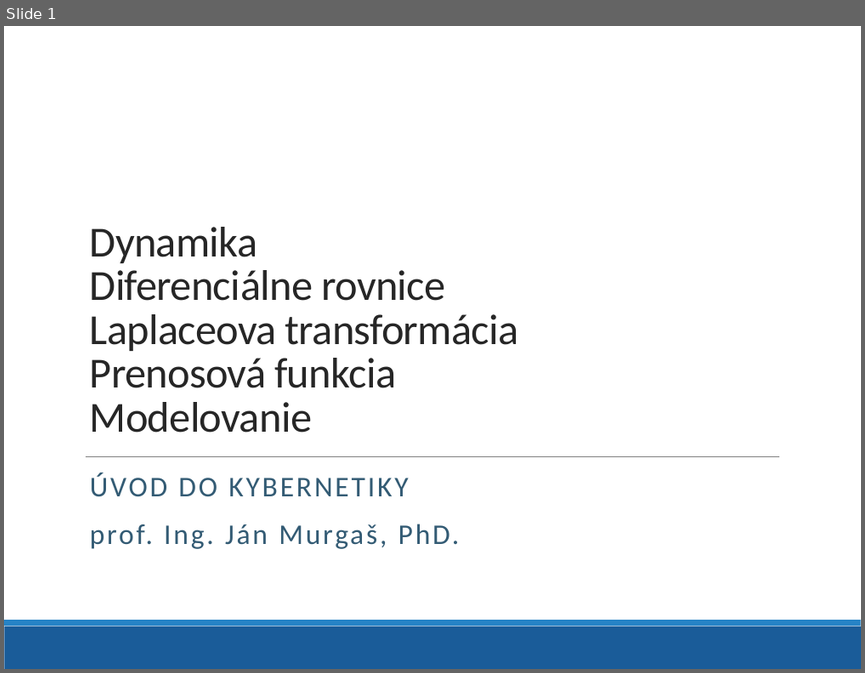
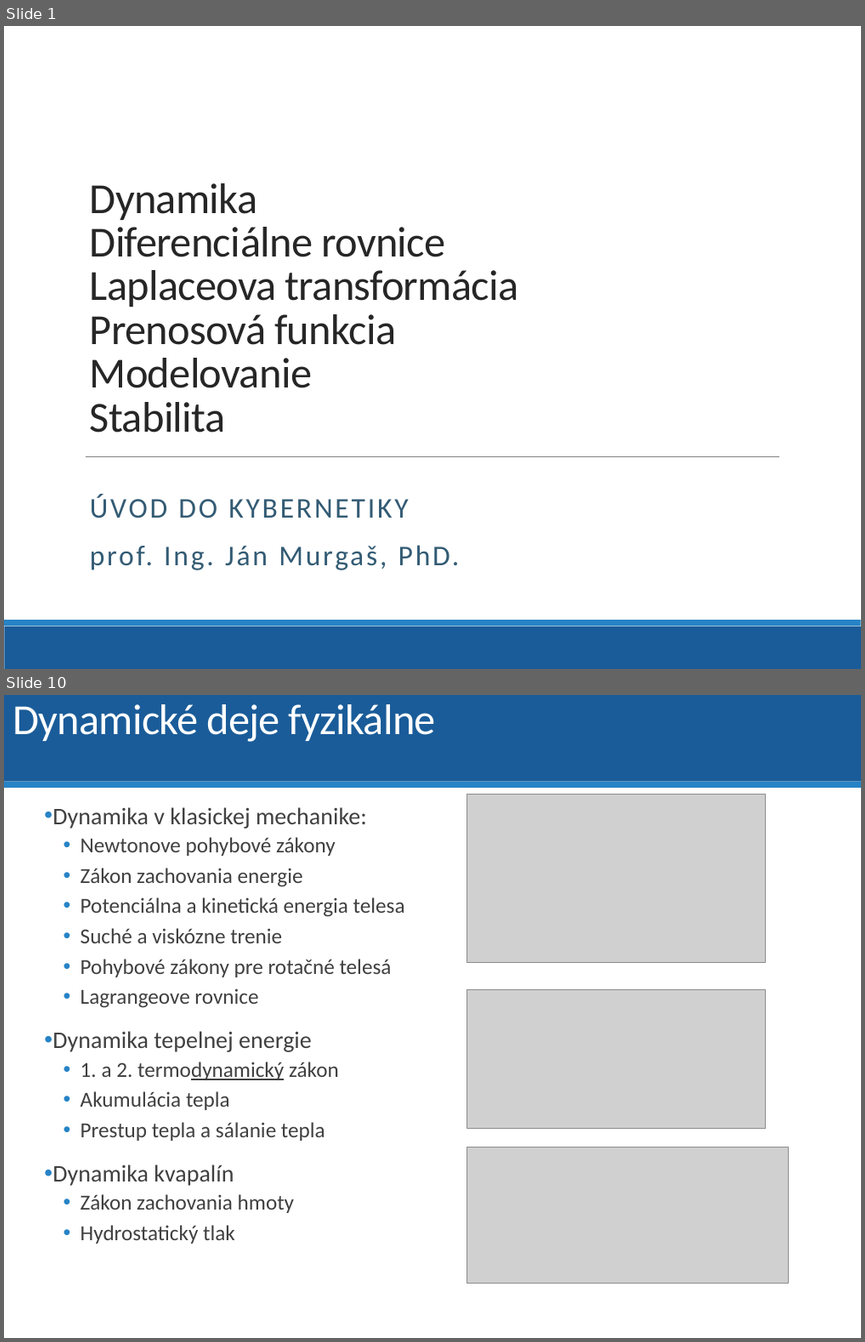
Before and after one commit to dodekm/TeamProjektKybernetika, a slide deck: Nove prednasky/P01_dynamika_dif_rovnice_LPT_prenosova_funkcia_modelovanie.pptx. Shown one above the other, each under a label of ours: slide 1 before the commit, slides 1 and 10 after it; the slides between them are not shown. The pictures are 865x673 and 865x1342 pixels, drawn with LibreOffice and Linux fonts; fonts in the diff are those of the drawing; grey boxes stand for pictures; background and template pictures are left out. Boxes give left, top, right and bottom in pixels: in the first picture for what was removed or moved away, otherwise in the second. Text is boxed around its words. In the diff, an @@ line names an element or a change of style, - is before the commit and + after.

```diff
--- a/Nove prednasky/P01_dynamika_dif_rovnice_LPT_prenosova_funkcia_modelovanie.pptx
+++ b/Nove prednasky/P01_dynamika_dif_rovnice_LPT_prenosova_funkcia_modelovanie.pptx
@@ slide 10 added at bbox=[4, 695, 861, 1338], background #FFFFFF @@
@@ rectangle added at bbox=[4, 695, 861, 782], fill #1A5C99 @@
@@ title added at bbox=[12, 704, 436, 742], 36 pt, text #FFFFFF @@
+Dynamické deje fyzikálne
@@ rectangle added at bbox=[4, 782, 861, 788], fill #2683C6 @@
@@ picture added at bbox=[466, 794, 765, 961] @@
@@ text added at bbox=[52, 807, 405, 1243], 18 pt, text #404040 @@
+• Dynamika v klasickej mechanike:
+  • Newtonove pohybové zákony
+  • Zákon zachovania energie
+  • Potenciálna a kinetická energia telesa
+  • Suché a viskózne trenie
+  • Pohybové zákony pre rotačné telesá
+  • Lagrangeove rovnice
+• Dynamika tepelnej energie
+  • 1. a 2. termodynamický zákon
+  • Akumulácia tepla
+  • Prestup tepla a sálanie tepla
+• Dynamika kvapalín
+  • Zákon zachovania hmoty
+  • Hydrostatický tlak
@@ picture added at bbox=[466, 990, 765, 1129] @@
@@ picture added at bbox=[466, 1147, 788, 1282] @@
@@ slide 1 changed as well @@
@@ title at bbox=[90, 183, 519, 432]: text changed @@
-Dynamika
-Diferenciálne rovnice
-Laplaceova transformácia
-Prenosová funkcia
-Modelovanie
+Dynamika
+Diferenciálne rovnice
+Laplaceova transformácia
+Prenosová funkcia
+Modelovanie
+Stabilita
@@ subtitle "ÚVOD DO KYBERNETIKY": place and size @@
-subtitle "ÚVOD DO KYBERNETIKY" at bbox=[90, 473, 460, 549]
+subtitle "ÚVOD DO KYBERNETIKY" at bbox=[90, 494, 460, 570]
```
Also in this commit, not shown: 39 other slides added, 5 slides removed, 2 other files.
